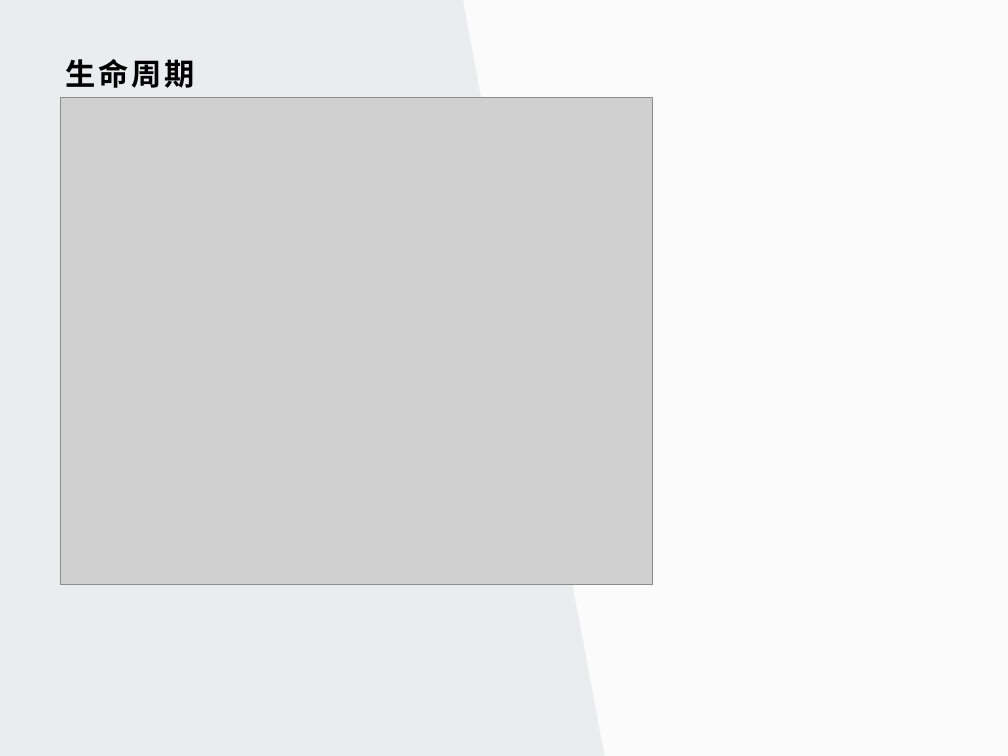
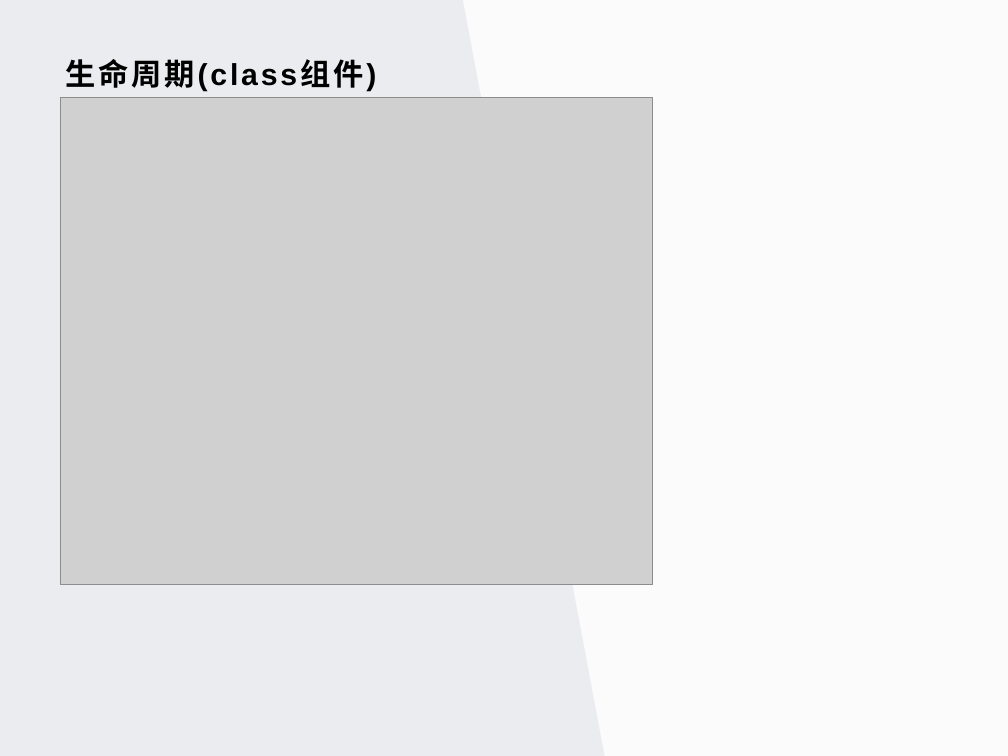
Before and after one commit to petsgre/tutorial, a slide deck: slide 6 of 前端开发/react/react基础培训/React基础培训.pptx (slide 7 before the commit). Drawn at 1008x756 pixels with LibreOffice and Linux fonts; fonts in the diff are those of the drawing; grey boxes stand for pictures; background and template pictures are left out. Boxes give left, top, right and bottom in pixels: in the first picture for what was removed or moved away, otherwise in the second. Text is boxed around its words. In the diff, an @@ line names an element or a change of style, - is before the commit and + after.

Commit message:
feat: update ppt

```diff
--- a/前端开发/react/react基础培训/React基础培训.pptx
+++ b/前端开发/react/react基础培训/React基础培训.pptx
@@ title at (65, 59, 376, 92): text changed @@
-生命周期
+生命周期(class组件)
```
Also in this commit, not shown: 3 other slides changed, 1 slide added, 1 slide removed.
